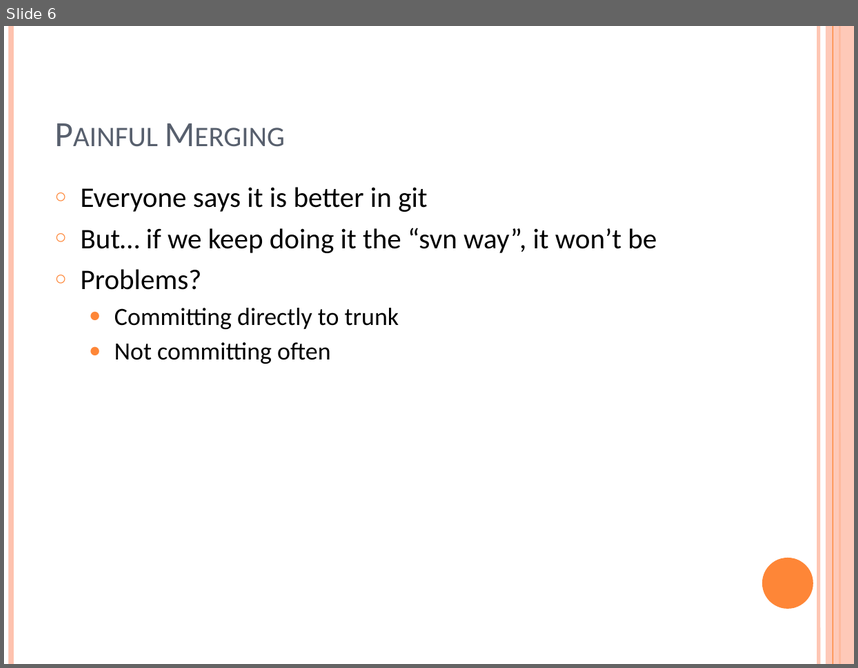
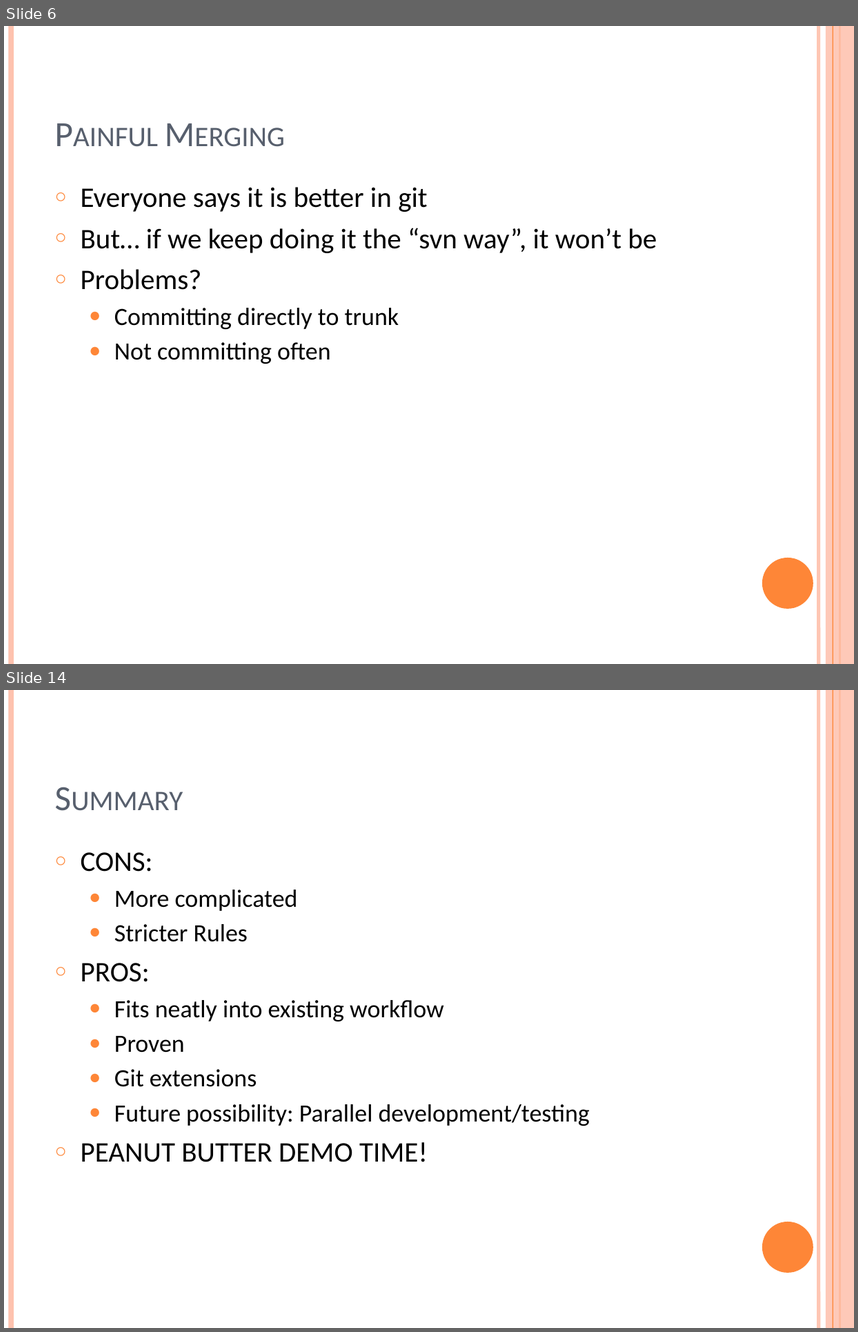
Before and after one commit to ungood/presentations, a slide deck: GitFlow/The Case for Git (Flow).pptx. Shown one above the other, each under a label of ours: slide 6 before the commit, slides 6 and 14 after it; the slides between them are not shown. The pictures are 858x668 and 858x1332 pixels, drawn with LibreOffice and Linux fonts; fonts in the diff are those of the drawing. Boxes give left, top, right and bottom in pixels: in the first picture for what was removed or moved away, otherwise in the second. Text is boxed around its words. In the diff, an @@ line names an element or a change of style, - is before the commit and + after.

```diff
--- a/GitFlow/The Case for Git (Flow).pptx
+++ b/GitFlow/The Case for Git (Flow).pptx
@@ slide 14 added at (4,690,854,1328), background #FFFFFF; not listed: 6 template elements that a slide beside it also shows @@
@@ title added at (47,716,741,822), 30 pt, text #575F6D, small capitals @@
+Summary
@@ text added at (81,852,590,1162), 21 pt, text #000000 @@
+○ CONS:
+  ● More complicated
+  ● Stricter Rules
+○ PROS:
+  ● Fits neatly into existing workflow
+  ● Proven
+  ● Git extensions
+  ● Future possibility: Parallel development/testing
+○ PEANUT BUTTER DEMO TIME!
```
Also in this commit, not shown: 1 slide changed, 10 other slides added, 1 slide removed, 1 other file.
